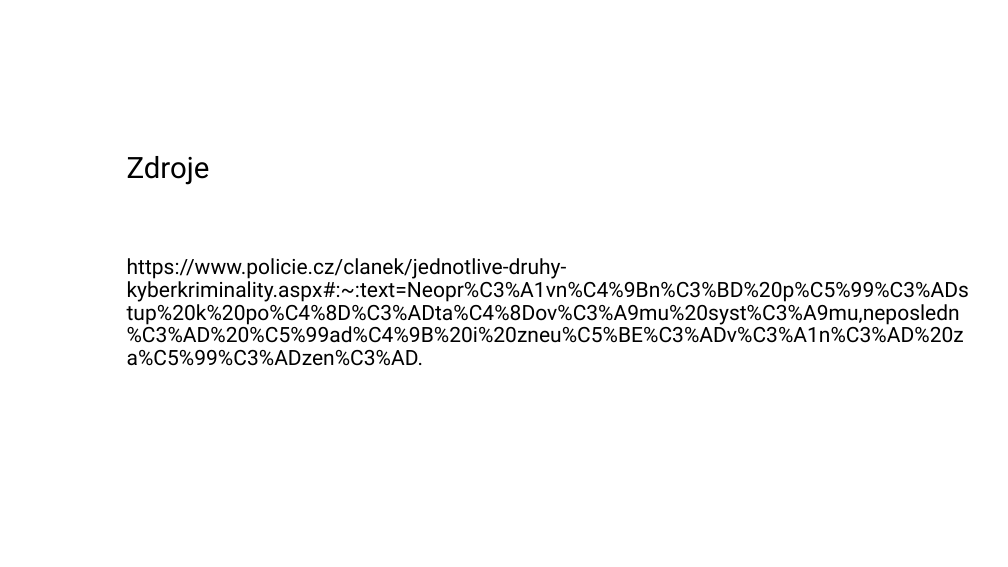
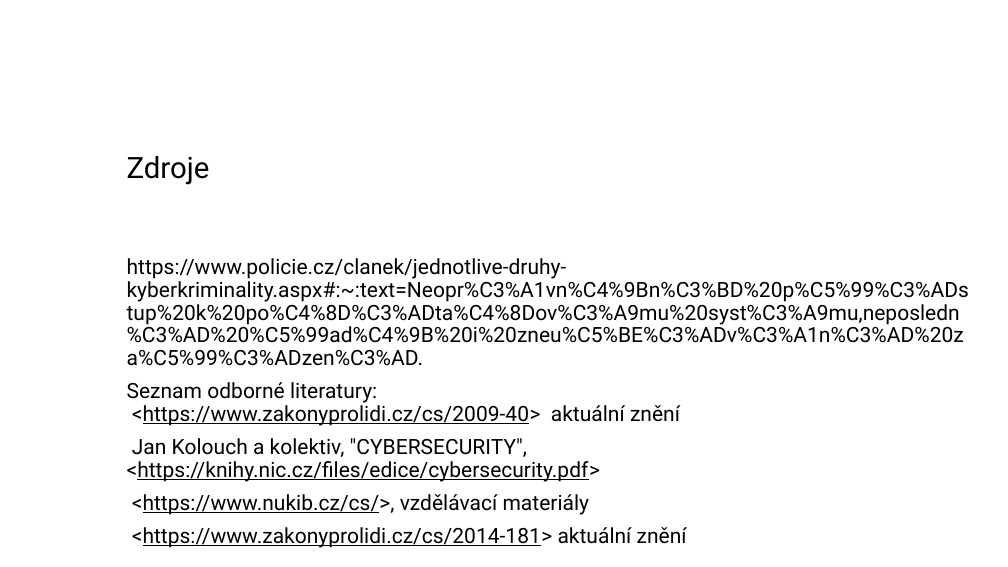
Before and after one commit to zimice/pr2_it_use, a slide deck: slide 9 of Kochanek_projekt_II_it_use_liability.pptx (slide 10 before the commit). Drawn at 1008x567 pixels with LibreOffice and Linux fonts; fonts in the diff are those of the drawing; background and template pictures are left out. Boxes give left, top, right and bottom in pixels: in the first picture for what was removed or moved away, otherwise in the second. Text is boxed around its words. In the diff, an @@ line names an element or a change of style, - is before the commit and + after.

```diff
--- a/Kochanek_projekt_II_it_use_liability.pptx
+++ b/Kochanek_projekt_II_it_use_liability.pptx
@@ text at (127,382,687,548): paragraphs added @@
+Seznam odborné literatury:
+<https://www.zakonyprolidi.cz/cs/2009-40> aktuální znění
+Jan Kolouch a kolektiv, "CYBERSECURITY", <https://knihy.nic.cz/files/edice/cybersecurity.pdf>
+<https://www.nukib.cz/cs/>, vzdělávací materiály
+<https://www.zakonyprolidi.cz/cs/2014-181> aktuální znění
```
Also in this commit, not shown: 3 other slides changed, 1 slide removed, 2 other files.
